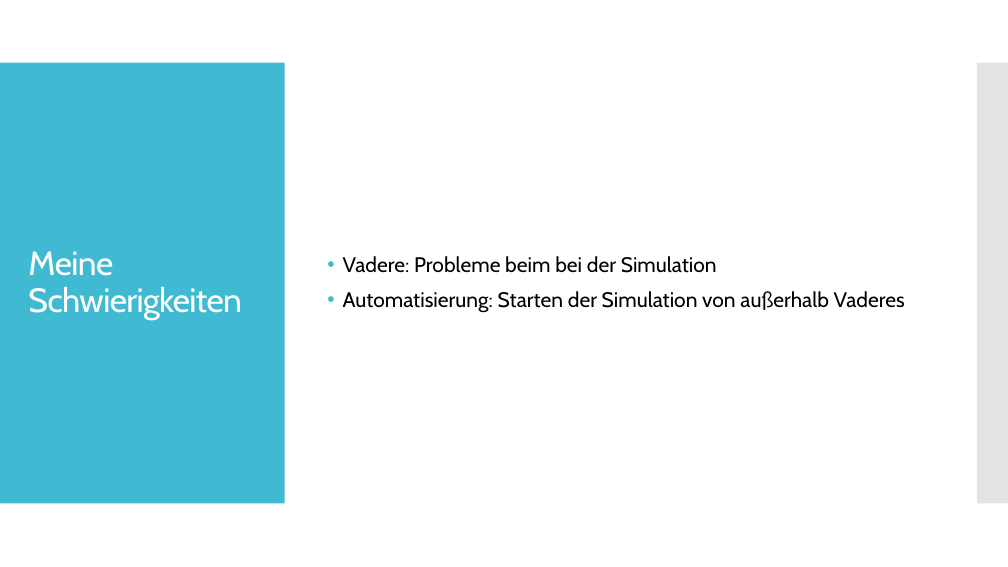
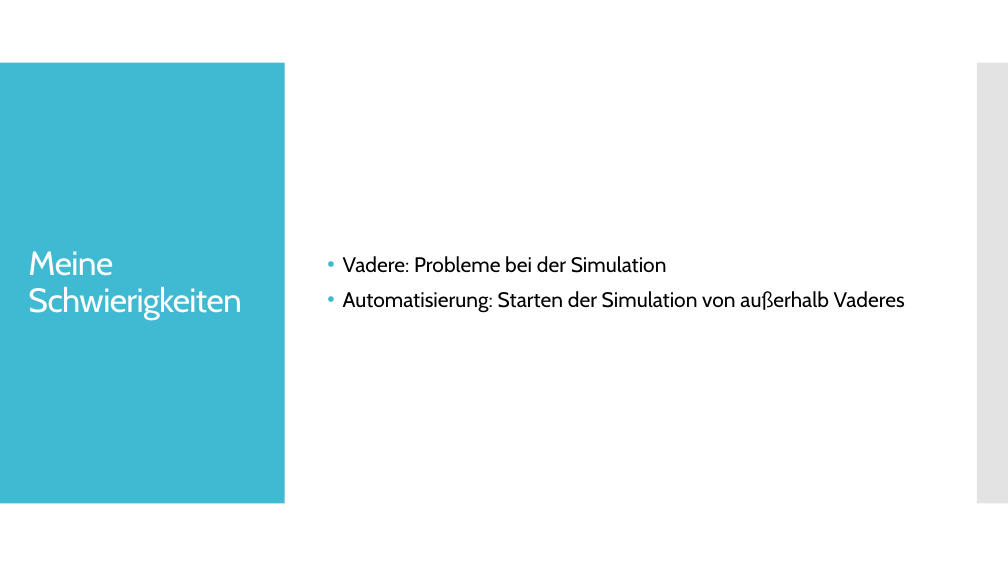
Before and after one commit to Datagroup-ModSim/ModSim17-data-generation-filters, a slide deck: slide 42 of presentations/Datenerzeugung und Datenanalyse_Sprint1_formatiert.pptx (slide 43 before the commit). Drawn at 1008x567 pixels with LibreOffice and Linux fonts; fonts in the diff are those of the drawing. Boxes give left, top, right and bottom in pixels: in the first picture for what was removed or moved away, otherwise in the second. Text is boxed around its words. In the diff, an @@ line names an element or a change of style, - is before the commit and + after.

```diff
--- a/presentations/Datenerzeugung und Datenanalyse_Sprint1_formatiert.pptx
+++ b/presentations/Datenerzeugung und Datenanalyse_Sprint1_formatiert.pptx
@@ text at (343,256,667,273): text changed @@
-• Vadere: Probleme beim bei der Simulation
+• Vadere: Probleme bei der Simulation
```
Also in this commit, not shown: 8 other slides changed, 1 slide removed.
